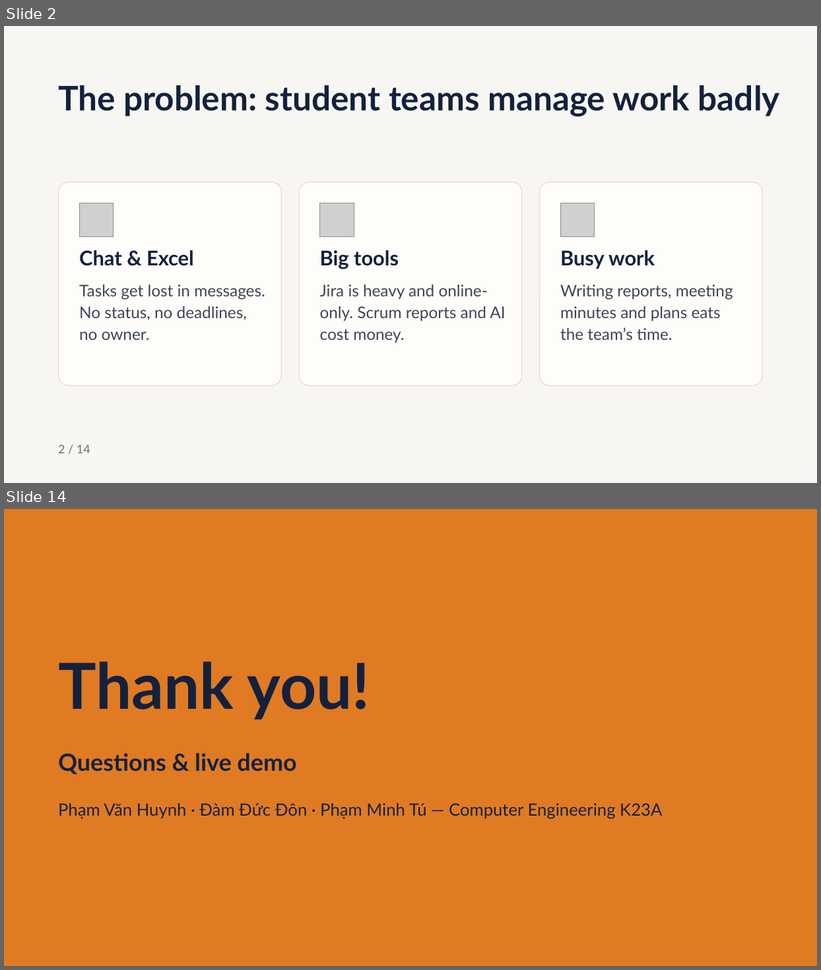
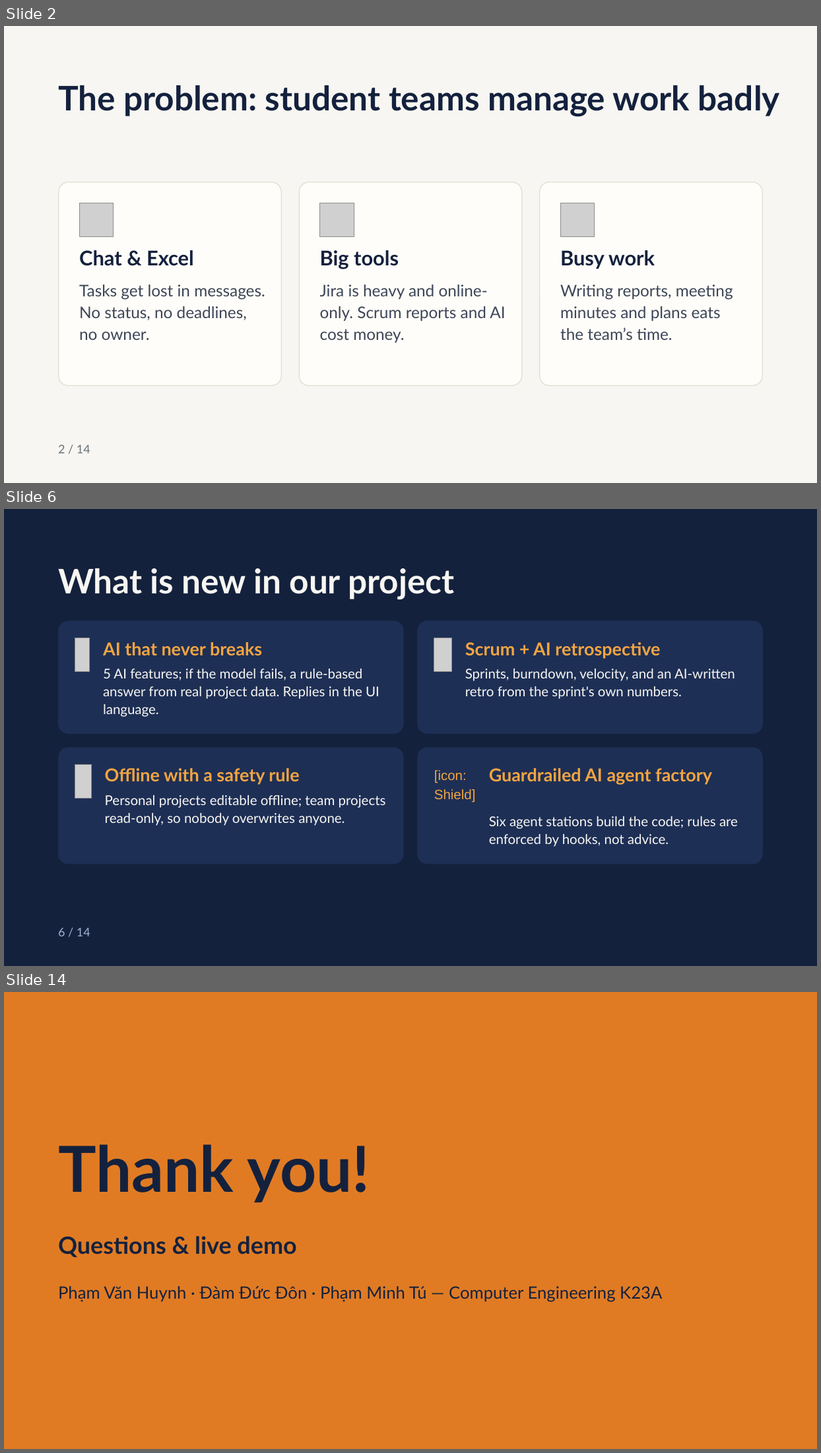
Before and after one commit to tupm2006/koshi, a slide deck: report/Slides-EN.pptx. Shown one above the other, each under a label of ours: slides 2 and 14 before the commit, slides 2, 6 and 14 after it; the slides between them are not shown. The pictures are 821x970 and 821x1453 pixels, drawn with LibreOffice and Linux fonts; fonts in the diff are those of the drawing; grey boxes stand for pictures. Boxes give left, top, right and bottom in pixels: in the first picture for what was removed or moved away, otherwise in the second. Text is boxed around its words. In the diff, an @@ line names an element or a change of style, - is before the commit and + after.

```diff
--- a/report/Slides-EN.pptx
+++ b/report/Slides-EN.pptx
@@ slide 6 added at (x1=4, y1=509, x2=817, y2=966), background #14213D @@
@@ title added at (x1=58, y1=568, x2=454, y2=600), 40 pt, text #F7F6F2, bold @@
+What is new in our project
@@ rounded rectangle added at (x1=58, y1=621, x2=404, y2=734), fill #1E2F55 @@
@@ rounded rectangle added at (x1=418, y1=621, x2=764, y2=734), fill #1E2F55 @@
@@ picture added at (x1=75, y1=638, x2=90, y2=672) @@
@@ text added at (x1=103, y1=642, x2=262, y2=656), 21 pt, text #F2A541, bold @@
+AI that never breaks
@@ picture added at (x1=435, y1=638, x2=452, y2=672) @@
@@ text added at (x1=465, y1=642, x2=660, y2=658), 21 pt, text #F2A541, bold @@
+Scrum + AI retrospective
@@ text added at (x1=103, y1=669, x2=380, y2=717), 16 pt, text #F7F6F2 @@
+5 AI features; if the model fails, a rule-based answer from real project data. Replies in the UI language.
@@ text added at (x1=465, y1=669, x2=735, y2=699), 16 pt, text #F7F6F2 @@
+Sprints, burndown, velocity, and an AI-written retro from the sprint's own numbers.
@@ rounded rectangle added at (x1=58, y1=747, x2=404, y2=865), fill #1E2F55 @@
@@ picture added at (x1=75, y1=764, x2=91, y2=799) @@
@@ rounded rectangle added at (x1=418, y1=747, x2=764, y2=865), fill #1E2F55 @@
@@ text added at (x1=105, y1=768, x2=299, y2=785), 21 pt, text #F2A541, bold @@
+Offline with a safety rule
@@ text added at (x1=434, y1=770, x2=476, y2=803), 16 pt, text #F2A541 @@
+[icon: Shield]
@@ text added at (x1=489, y1=768, x2=712, y2=785), 21 pt, text #F2A541, bold @@
+Guardrailed AI agent factory
@@ text added at (x1=105, y1=795, x2=386, y2=826), 16 pt, text #F7F6F2 @@
+Personal projects editable offline; team projects read-only, so nobody overwrites anyone.
@@ text added at (x1=489, y1=817, x2=738, y2=847), 16 pt, text #F7F6F2 @@
+Six agent stations build the code; rules are enforced by hooks, not advice.
@@ text added at (x1=58, y1=928, x2=90, y2=937), 14 pt, text #9FB0CF @@
+6 / 14
```
Also in this commit, not shown: 4 slides changed, 6 other slides added, 7 slides removed, 1 other file.
